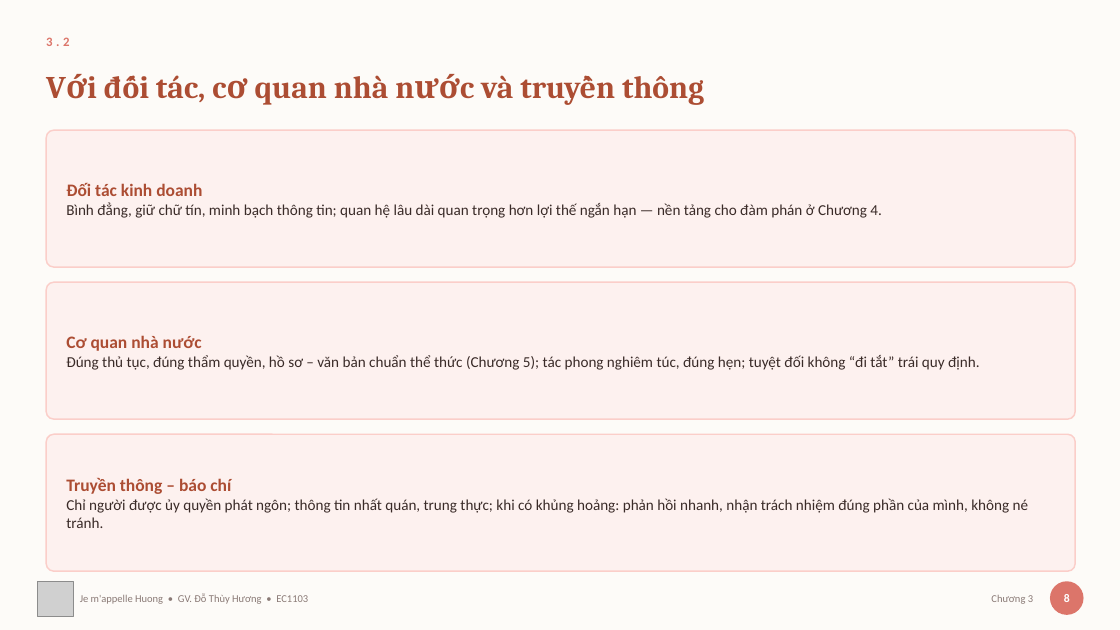
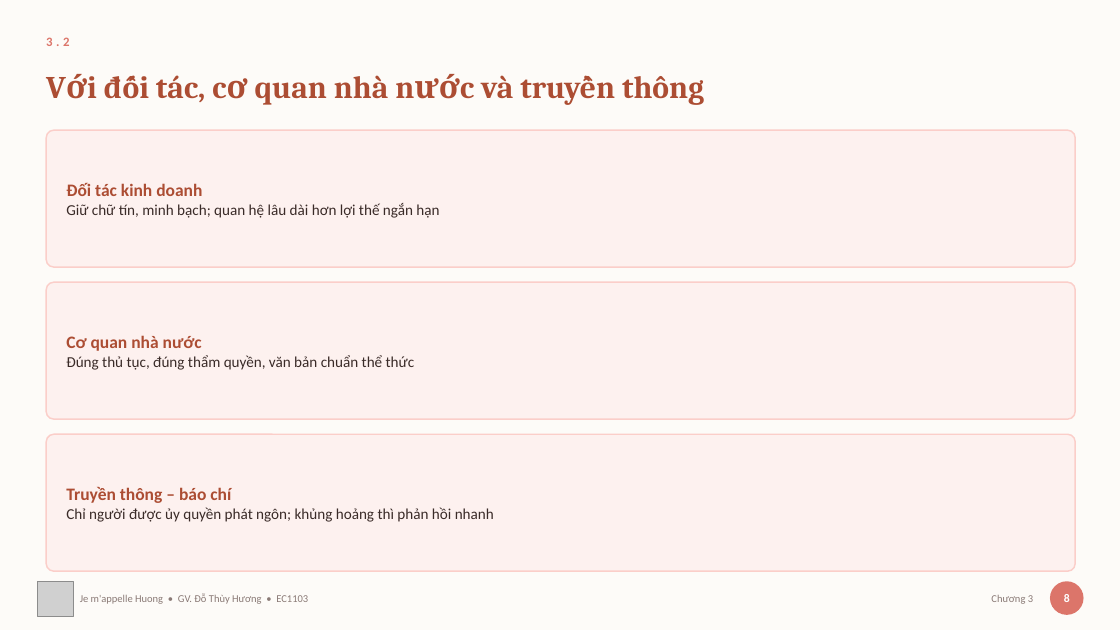
Before and after one commit to thuyhuongctu/ComDraft, a slide deck: slide 10 of slides/03-tinh-huong-dac-thu.pptx. Drawn at 1120x630 pixels with LibreOffice and Linux fonts; fonts in the diff are those of the drawing; grey boxes stand for pictures. Boxes give left, top, right and bottom in pixels: in the first picture for what was removed or moved away, otherwise in the second. Text is boxed around its words. In the diff, an @@ line names an element or a change of style, - is before the commit and + after.

Commit message:
Bớt chữ trên slide Chương 3, 4 và 5
Tiếp đợt bớt chữ, vẫn theo quy ước Chương 1 đã đặt: thân thẻ rút từ câu văn
28–41 chữ xuống cụm 8–14 chữ, đoạn văn bị rút đưa vào ghi chú giảng bài dưới
mục "NÓI ĐỦ Ý (phần đã rút khỏi slide)".

                trước      sau
  Chương 3      97,0  →   80,1 chữ/slide
  Chương 4      98,9  →   82,5
  Chương 5      91,8  →   78,9

Cả năm chương bài giảng nay nằm trong khoảng 76–83 chữ mỗi slide, thay vì
95–105 như trước.

91 thân thẻ đổi chữ, 20 khối NÓI ĐỦ Ý thêm vào ghi chú.

Không đụng tới slide hoạt động nhóm và slide bài tập — những slide ấy giao
nhiệm vụ cho sinh viên nên phải viết đủ, rút gọn là mất thông tin. Cũng
không đụng năm slide đã thay bằng hình, vì chữ trên đó bị add_images.py xoá
lúc dựng.

Đã chạy lại xuat_slide.py, 131 ảnh trong ứng dụng khớp bộ slide mới. Nâng
PHIEN_BAN lên comdraft-v20. Bộ kiểm tra 24/24.

Còn lại: ba bài thực hành (bai-2 vẫn 111 chữ/slide, dày nhất), và bộ slide
tiếng Anh.

```diff
--- a/slides/03-tinh-huong-dac-thu.pptx
+++ b/slides/03-tinh-huong-dac-thu.pptx
@@ text at box(66, 203, 439, 218): text changed @@
-Bình đẳng, giữ chữ tín, minh bạch thông tin; quan hệ lâu dài quan trọng hơn lợi thế ngắn hạn — nền tảng cho đàm phán ở Chương 4.
+Giữ chữ tín, minh bạch; quan hệ lâu dài hơn lợi thế ngắn hạn
@@ text at box(66, 355, 415, 370): text changed @@
-Đúng thủ tục, đúng thẩm quyền, hồ sơ – văn bản chuẩn thể thức (Chương 5); tác phong nghiêm túc, đúng hẹn; tuyệt đối không “đi tắt” trái quy định.
+Đúng thủ tục, đúng thẩm quyền, văn bản chuẩn thể thức
@@ text at box(66, 507, 494, 522): text changed @@
-Chỉ người được ủy quyền phát ngôn; thông tin nhất quán, trung thực; khi có khủng hoảng: phản hồi nhanh, nhận trách nhiệm đúng phần của mình, không né tránh.
+Chỉ người được ủy quyền phát ngôn; khủng hoảng thì phản hồi nhanh
```
Also in this commit, not shown: 5 other slides changed, 30 other files.
